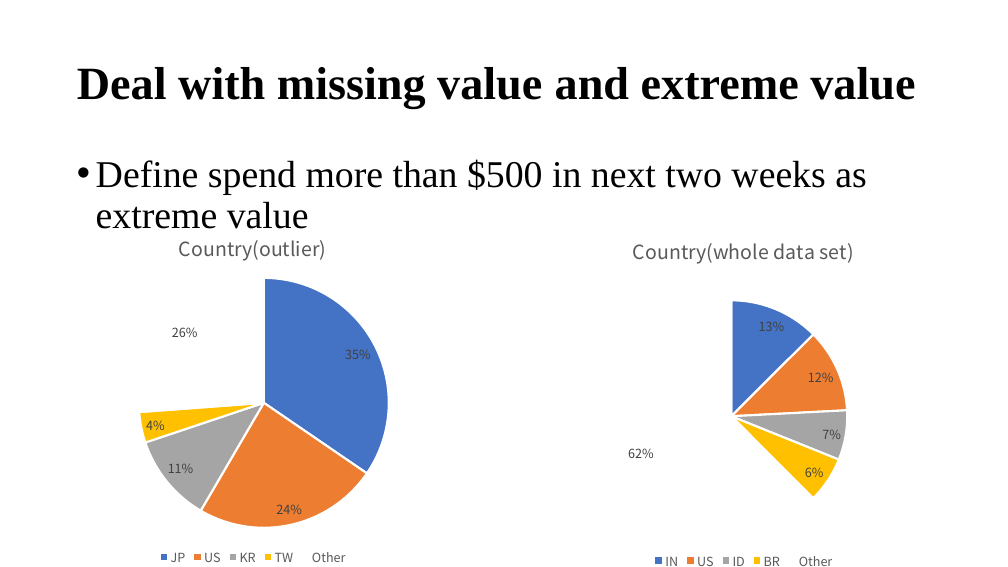
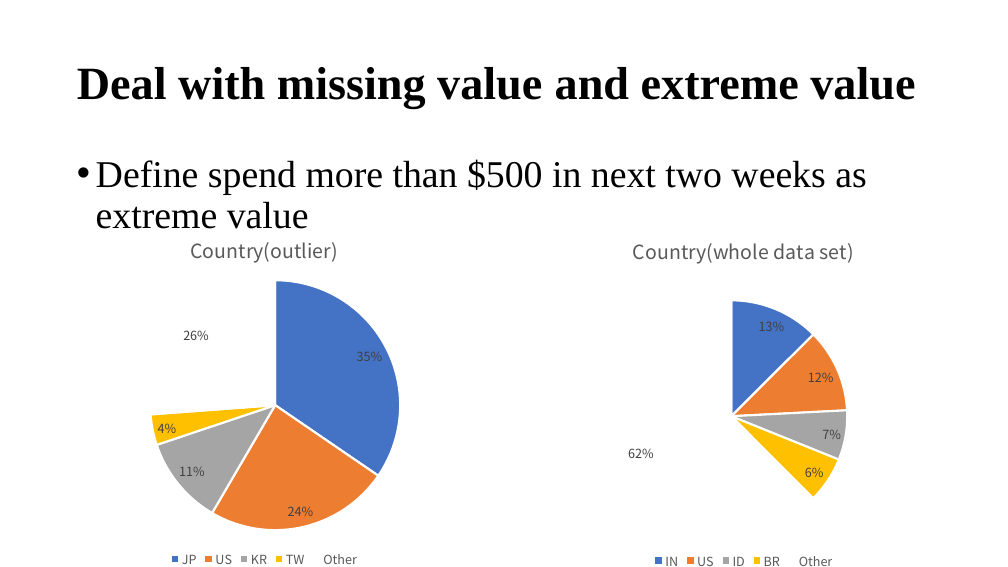
Before and after one commit to linleiwen/-Collapse-projects-section-Projects-Edit-project-APP-store-monetization-experiment-design-Project-na, a slide deck: slide 11 of demo_leiwen.pptx. Drawn at 1008x567 pixels with LibreOffice and Linux fonts; fonts in the diff are those of the drawing. Boxes give left, top, right and bottom in pixels: in the first picture for what was removed or moved away, otherwise in the second. Text is boxed around its words. In the diff, an @@ line names an element or a change of style, - is before the commit and + after.

```diff
--- a/demo_leiwen.pptx
+++ b/demo_leiwen.pptx
@@ pie chart: place and size @@
-pie chart at bbox=[0, 216, 535, 567]
+pie chart at bbox=[0, 219, 547, 567]
```
Also in this commit, not shown: 4 other slides changed.
